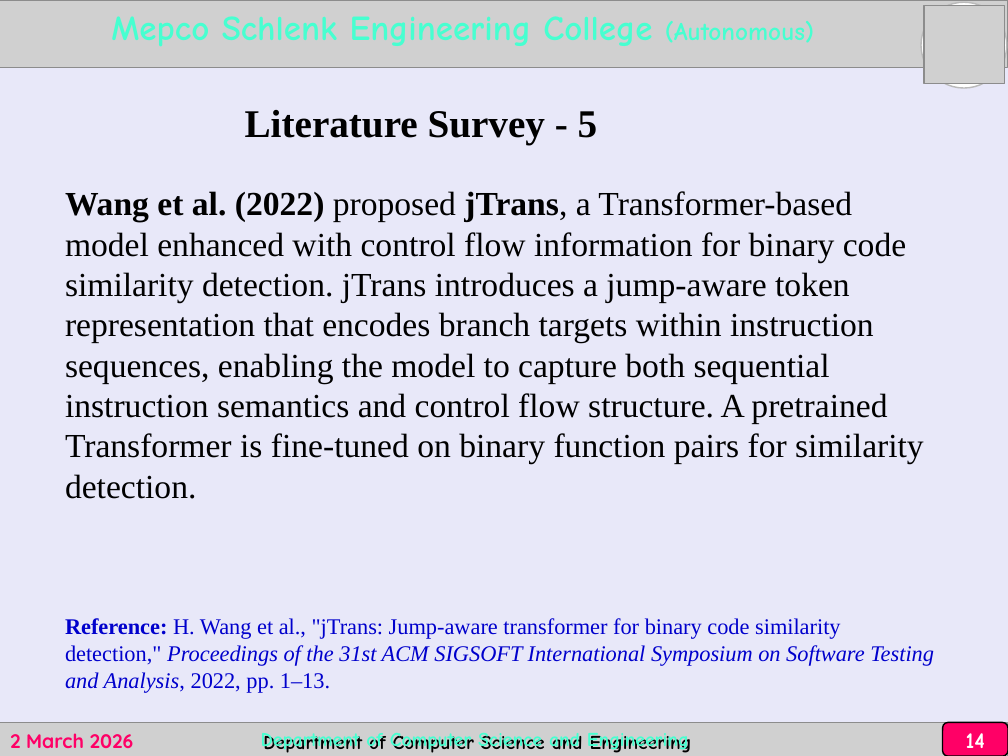
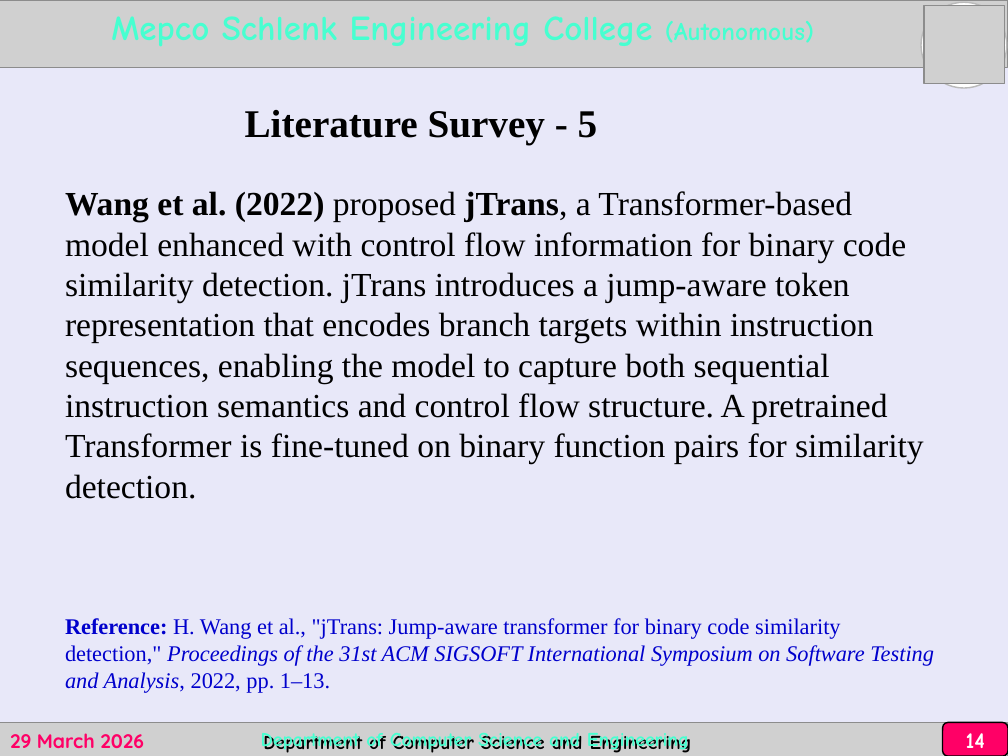
Before and after one commit to akash-1612/lab, a slide deck: slide 14 of 23CS653_Mini_Project_First_review_Presentation_template_1772087917539-2.pptx. Drawn at 1008x756 pixels with LibreOffice and Linux fonts; fonts in the diff are those of the drawing; grey boxes stand for pictures. Boxes give left, top, right and bottom in pixels: in the first picture for what was removed or moved away, otherwise in the second. Text is boxed around its words. In the diff, an @@ line names an element or a change of style, - is before the commit and + after.

```diff
--- a/23CS653_Mini_Project_First_review_Presentation_template_1772087917539-2.pptx
+++ b/23CS653_Mini_Project_First_review_Presentation_template_1772087917539-2.pptx
@@ text at (x1=10, y1=733, x2=144, y2=748): text changed @@
-2 March 2026
+29 March 2026
```
Also in this commit, not shown: 32 other slides changed.
